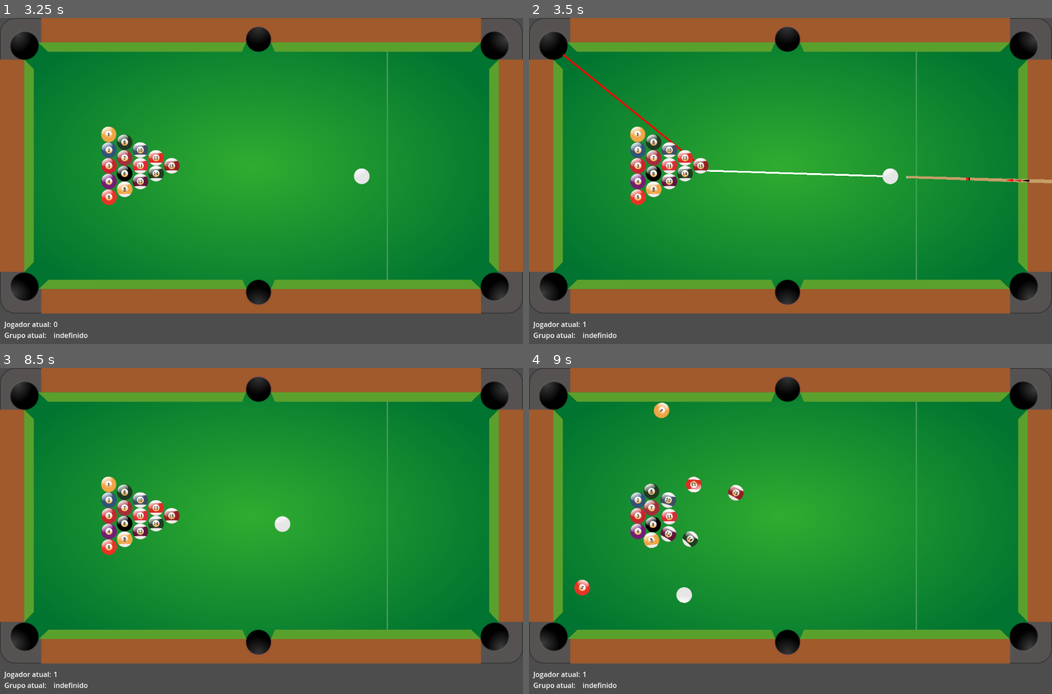
Above: before the commit, frames 1-4 (two rows, left to right).
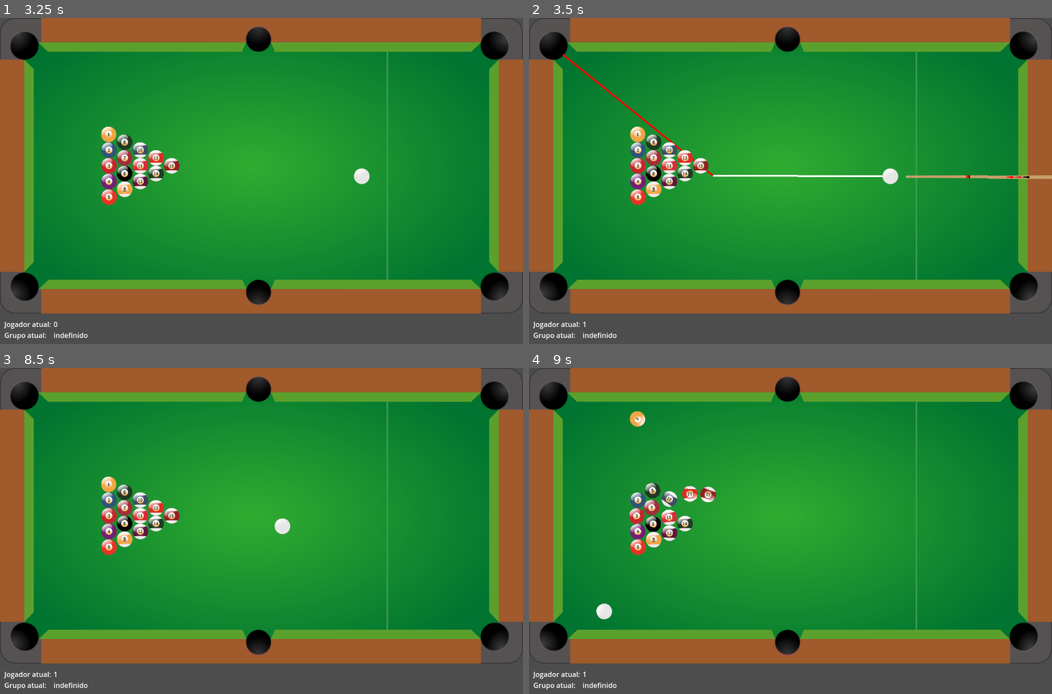
Above: after the commit, the same moments.

Repository: MathiasRLuz/Sinuca--8-Ball-Pool-
Game: Godot game, scene res://scenes/main.tscn
Same seed, same stepped clock (60 frames per second), same inputs: the game is played once before the commit and once after it.
Inputs (mouse positions are in pixels of both pictures, inside the frame that each line leads up to):
- Up to frame 1 (3.25 s): tap Enter at 0.5 s; move the mouse to (376, 171) at 0.52 s; click (376, 171) at 0.67 s; move the mouse to (156, 203) at 1.27 s; click (156, 203) at 1.42 s; move the mouse to (313, 112) at 2.02 s; click (313, 112) at 2.17 s; tap Space at 2.75 s; move the mouse to (235, 255) at 2.77 s; click (235, 255) at 2.92 s
- Up to frame 2 (3.5 s): no input
- Up to frame 3 (8.5 s): move the mouse to (418, 589) at 3.52 s; click (418, 589) at 3.67 s; tap Enter at 4.25, 5.75 s; move the mouse to (104, 485) at 4.27 s; click (104, 485) at 4.42 s; tap Space at 5, 6.5 s; move the mouse to (287, 537) at 5.02 s; click (287, 537) at 5.17 s; move the mouse to (183, 452) at 5.77 s; click (183, 452) at 5.92 s; move the mouse to (376, 521) at 6.52 s; click (376, 521) at 6.67 s; move the mouse to (156, 553) at 7.27 s; click (156, 553) at 7.42 s; move the mouse to (313, 462) at 8.02 s; click (313, 462) at 8.17 s
- Up to frame 4 (9 s): move the mouse to (764, 605) at 8.77 s; click (764, 605) at 8.92 s

Frame 1 is identical in both runs. In frame 2, 0.9% of the frame differs, in the area x 33-100%, y 46-51%; in frame 3, less than 0.1%; in frame 4, 2.0%, in the area x 8-42%, y 10-78%.

Commit message:
update 3008

Diff:
--- a/project.godot
+++ b/project.godot
@@ -12,7 +12,7 @@
 
 config/name="Sinuca"
 run/main_scene="res://scenes/main.tscn"
-config/features=PackedStringArray("4.2", "GL Compatibility")
+config/features=PackedStringArray("4.3", "GL Compatibility")
 config/icon="res://icon.svg"
 
 [display]
--- a/scenes/main.gd
+++ b/scenes/main.gd
@@ -163,8 +163,9 @@
 		for hole in buracos:
 			var hole_position = hole.to_global(hole.get_child(0).position)
 			var pocket_direction = (hole_position - b[1]).normalized()
-			var contact_point = b[1] - pocket_direction * ball_radius
-			var white_to_ball = (b[1] - cue_ball.position).normalized()
+			var contact_point = b[1] - pocket_direction * 2*ball_radius
+			var white_to_ball = (contact_point - cue_ball.position).normalized()
+			#var white_to_ball = (b[1] - cue_ball.position).normalized()
 			var ball_to_pocket = (hole_position - contact_point).normalized()
 			# Calcule o ângulo entre os dois vetores
 			var angle_radians = ball_to_pocket.angle_to(white_to_ball)
@@ -270,7 +271,25 @@
 		$Line2D.visible = false
 		$Line2D2.visible = false
 	else:
-		show_cue()
+		# verifica as bolas permitidas
+		var permitted_balls := []
+		var ball_nearest_to_hole = null
+		var ball_nearest_to_hole_distance = INF
+		var clear_shot_balls := []
+		var best_collision_point = null
+		var smallest_angle = INF
+		for b in get_tree().get_nodes_in_group("bolas"):
+			if b.name != "Bola":
+				if is_ball_permitted(b.name.to_int()):
+					var ball = [b.name.to_int(), b.position]
+					permitted_balls.append(ball)
+
+		# calcular 4 posições projetadas da bola branca nas tabelas (vetores em 0, 90, 180 e 270 graus, com comprimento x2)
+
+
+		for b in permitted_balls:
+			# para cada bola permitida, cria vetor da bola até as 4 posições da bola branca projetada
+			pass
 
 func show_cue():
 	$Taco.position = cue_ball.position
